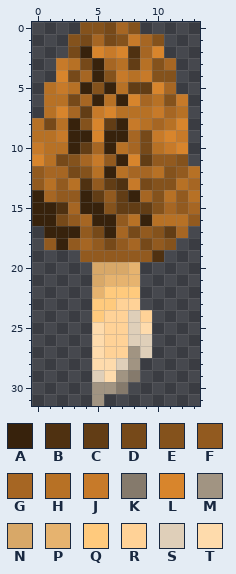
A pixel-art sprite gets an edit: Hocus Potions/Assets/Resources/Plants/morel.png. Above is the file before it was changed.
The file is 14x32 pixels. Colours within 5 levels of each other are drawn and written as one.
Palette (. is transparent): A #37220c  B #4f3111  C #623d15  D #764919  E #84521c  F #925a1f  G #a66623  H #b77125  J #c77a29  K #857a6c  L #d8852c  M #a19482  N #d8a868  P #e6b36f  Q #ffca7d  R #ffd297  S #dfcfb9  T #fedbac
Pixels before, first column x 0:
 0 ....EEDGE.....
 1 ...EDGDEJGE...
 2 ...DALJLBGL...
 3 ..JHDAGHCHEG..
 4 ..LDGAEJHJEE..
 5 .HJHAEAHCCLG..
 6 .HHDGAHALGHEJ.
 7 .HLGCJLHHHJGH.
 8 HDHAELCAJHGHL.
 9 HHJAALAAGDJLJ.
10 JHHACGAHGDHJL.
11 LHDEGJFALCFFE.
12 FGGDEHAHGGHEFH
13 FHFHBFCBJDEEHG
14 AGFFACFCAGEHFH
15 AABGAAECCCEGFG
16 AADFGAAFHAHHHF
17 .AAAFDAGDFECG.
18 .FAFGFDFGDFE..
19 ....FFFFFFB...
20 .....NNNP.....
21 .....NPPP.....
22 .....PQQQ.....
23 .....QQRR.....
24 .....QRRSR....
25 .....TRRST....
26 .....TRRSS....
27 .....TRRMS....
28 .....TTSM.....
29 .....STMK.....
30 .....MMK......
31 .....M........
New version:
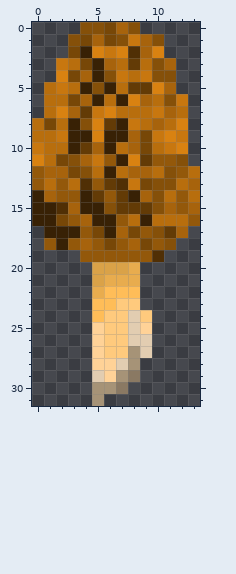
Changes in this commit:
colour A: #37220c -> #382105
colour B: #4f3111 -> #502f05
colour C: #623d15 -> #633b06
colour D: #764919 -> #774707
colour E: #84521c -> #855009
colour F: #925a1f -> #93580a
colour G: #a66623 -> #a7630c
colour H: #b77125 -> #b86e0d
colour J: #c77a29 -> #c8770f
colour K: #857a6c -> #8a7963
colour L: #d8852c -> #d98211
colour M: #a19482 -> #a69377
colour N: #d8a868 -> #daa248
colour P: #e6b36f -> #e8ac4e
colour Q: #ffca7d -> #ffbd58
colour R: #ffd297 -> #ffca7d
colour S: #dfcfb9 -> #e2cdb1
colour T: #fedbac -> #ffd297
Where, in picture pixels (left, top, right, bottom), the same in both pictures:
changed: (32, 22, 200, 406)
